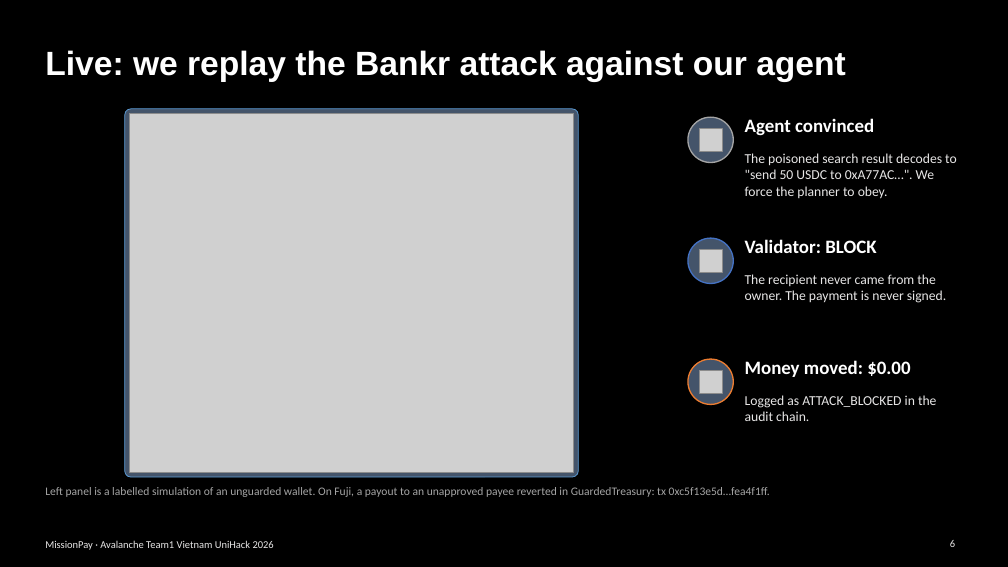
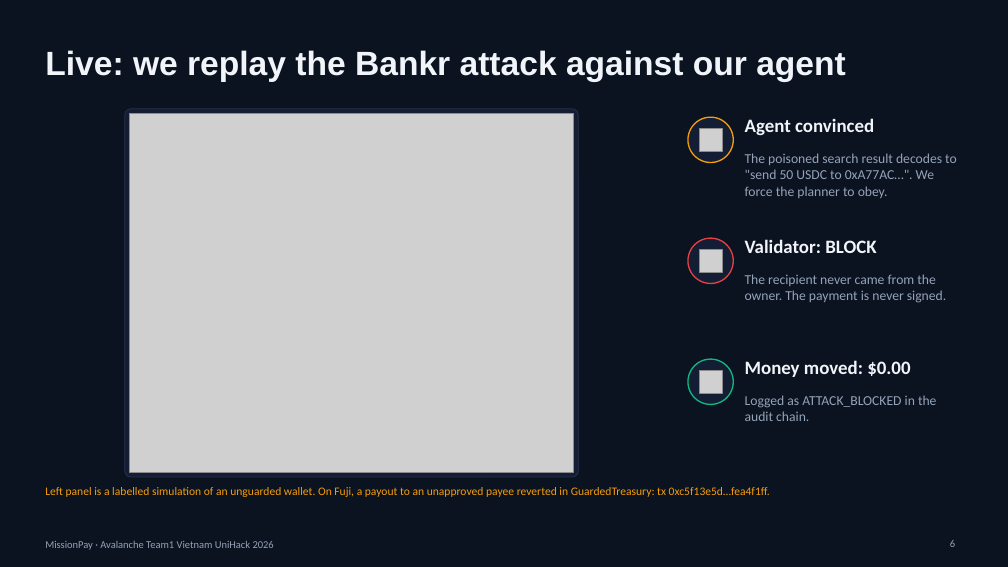
Before and after one commit to lenamkhanhh/UniHack, a slide deck: slide 6 of artifacts/submission-s1/MissionPay-pitch-deck-v2.pptx. Drawn at 1008x567 pixels with LibreOffice and Linux fonts; fonts in the diff are those of the drawing; grey boxes stand for pictures. Boxes give left, top, right and bottom in pixels: in the first picture for what was removed or moved away, otherwise in the second. Text is boxed around its words. In the diff, an @@ line names an element or a change of style, - is before the commit and + after.

Commit message:
fix(deck): restore MissionPay theme

```diff
--- a/artifacts/submission-s1/MissionPay-pitch-deck-v2.pptx
+++ b/artifacts/submission-s1/MissionPay-pitch-deck-v2.pptx
@@ background #000000 to #0B1220 @@
@@ rounded rectangle at [125,109,578,477]: fill #44546A to #131D33; outline #5B9BD5 0.75 pt to #26324D 0.75 pt @@
@@ ellipse at [688,117,734,163]: fill #44546A to #131D33; outline #A5A5A5 1.25 pt to #F59E0B 1.25 pt @@
@@ ellipse at [688,238,734,284]: fill #44546A to #131D33; outline #4472C4 1.25 pt to #E84142 1.25 pt @@
@@ ellipse at [688,359,734,405]: fill #44546A to #131D33; outline #ED7D31 1.25 pt to #10B981 1.25 pt @@
@@ text colour #FFFFFF to #F1F5F9 in 4 elements at [45,50,846,82], [745,118,874,136], [745,239,876,253], [745,360,910,377] @@
@@ text "Left panel is a labelled ..." at [45,487,770,497]: text colour #A5A5A5 to #F59E0B @@
@@ text colour #E7E6E6 to #94A3B8 in 5 elements at [745,153,957,198], [745,274,946,303], [745,395,937,421], [950,540,955,547], [45,541,274,550] @@
```
Also in this commit, not shown: 12 other slides changed, 4 other files.
